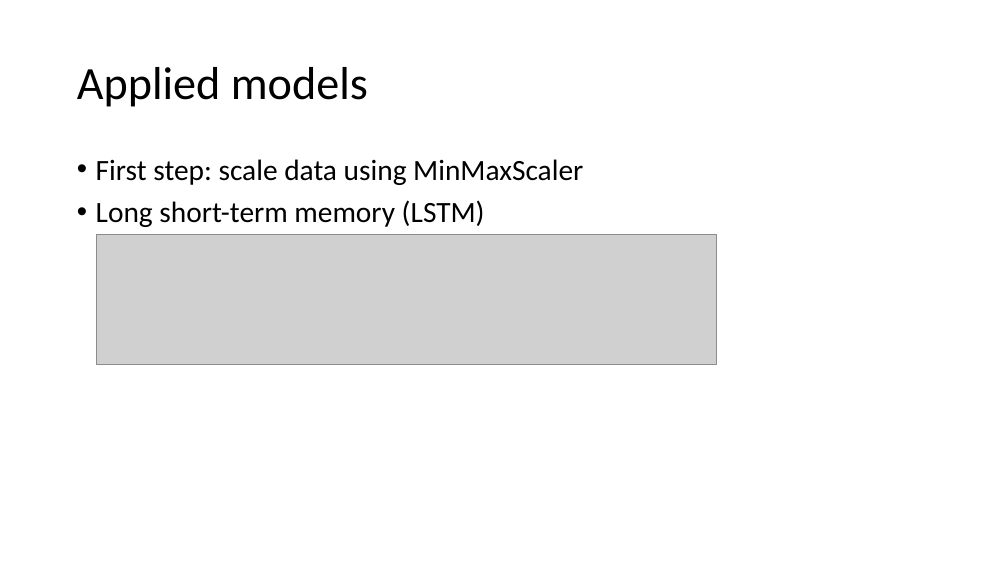
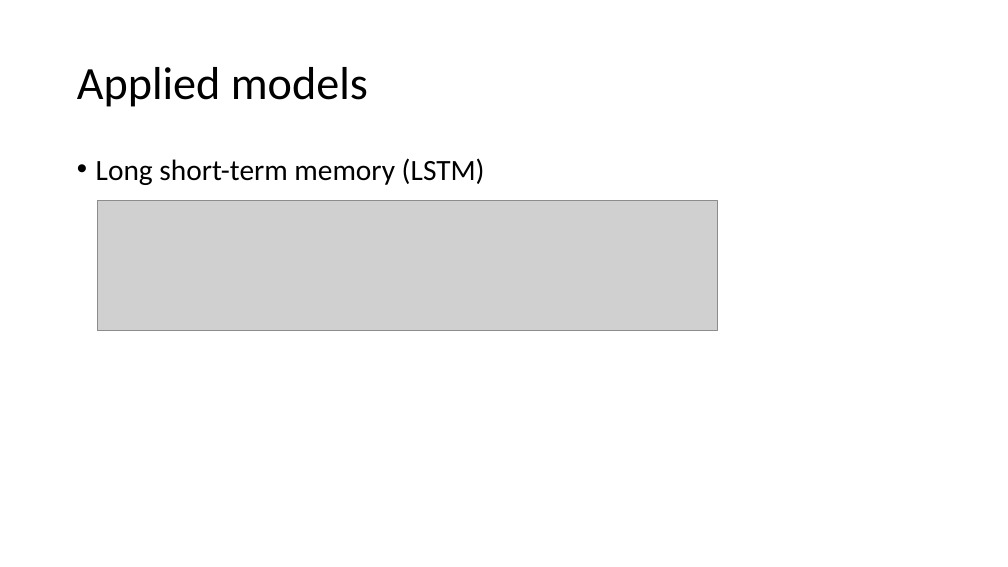
Before and after one commit to sfremerey/backprophet, a slide deck: slide 11 of Backprophet.pptx (slide 8 before the commit). Drawn at 1008x567 pixels with LibreOffice and Linux fonts; fonts in the diff are those of the drawing; grey boxes stand for pictures. Boxes give left, top, right and bottom in pixels: in the first picture for what was removed or moved away, otherwise in the second. Text is boxed around its words. In the diff, an @@ line names an element or a change of style, - is before the commit and + after.

```diff
--- a/Backprophet.pptx
+++ b/Backprophet.pptx
@@ text at (x1=96, y1=159, x2=583, y2=185): paragraph removed @@
-• First step: scale data using MinMaxScaler
@@ picture moved from (x1=97, y1=234, x2=717, y2=364) to (x1=98, y1=201, x2=718, y2=331) @@
```
Also in this commit, not shown: 15 other slides changed, 6 slides added, 1 slide removed, 1 other file.
